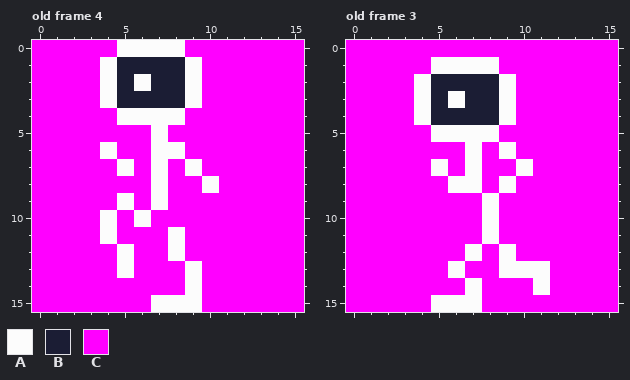
Pixel-art file: sprites/spritesheet.ase. Above, as it was before the edit.
16x16 pixels, 22 frames. Colours within 5 levels of each other are drawn and written as one. Shown: old frame 4, old frame 3.
Palette (. is transparent): A #fcfcfc  B #1b1d34  C #ff00ff
Pixels before, old frame 4, first column x 0:
 0 CCCCCAAAACCCCCCC
 1 CCCCABBBBACCCCCC
 2 CCCCABABBACCCCCC
 3 CCCCABBBBACCCCCC
 4 CCCCCAAAACCCCCCC
 5 CCCCCCCACCCCCCCC
 6 CCCCACCAACCCCCCC
 7 CCCCCACACACCCCCC
 8 CCCCCCCACCACCCCC
 9 CCCCCACACCCCCCCC
10 CCCCACACCCCCCCCC
11 CCCCACCCACCCCCCC
12 CCCCCACCACCCCCCC
13 CCCCCACCCACCCCCC
14 CCCCCCCCCACCCCCC
15 CCCCCCCAAACCCCCC
Pixels before, old frame 3, first column x 0:
 0 CCCCCCCCCCCCCCCC
 1 CCCCCAAAACCCCCCC
 2 CCCCABBBBACCCCCC
 3 CCCCABABBACCCCCC
 4 CCCCABBBBACCCCCC
 5 CCCCCAAAACCCCCCC
 6 CCCCCCCACACCCCCC
 7 CCCCCACACCACCCCC
 8 CCCCCCAACACCCCCC
 9 CCCCCCCCACCCCCCC
10 CCCCCCCCACCCCCCC
11 CCCCCCCCACCCCCCC
12 CCCCCCCACACCCCCC
13 CCCCCCACCAAACCCC
14 CCCCCCCACCCACCCC
15 CCCCCAAACCCCCCCC
Now the later version:
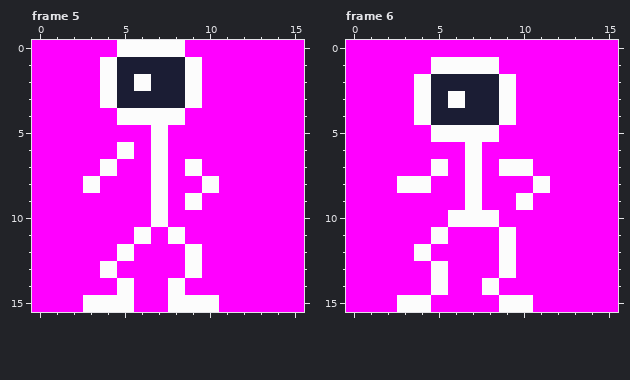
A new or re-ordered frame is compared with the old frame closest to it.
From old to new:
frames 22 -> 24
Changed rows in their new state; - is an unchanged pixel.
Frame 5 is new; against old frame 4:
first column x 3:
 6 -CA--C--
 7 -AC-----
 8 A-------
 9 --C---A-
10 -C-CA---
11 -C-A----
12 -----CA-
13 -AC-----
14 --A--AC-
15 AAA-C--A
Frame 6 is new; against old frame 3:
first column x 3:
 6 ------C--
 7 ------A--
 8 AA-C--C-A
 9 ----AC-A-
10 ---AA----
11 --A--CA--
12 -A--C----
13 --AC---CC
14 --A-CA--C
15 AACCC-AA-
